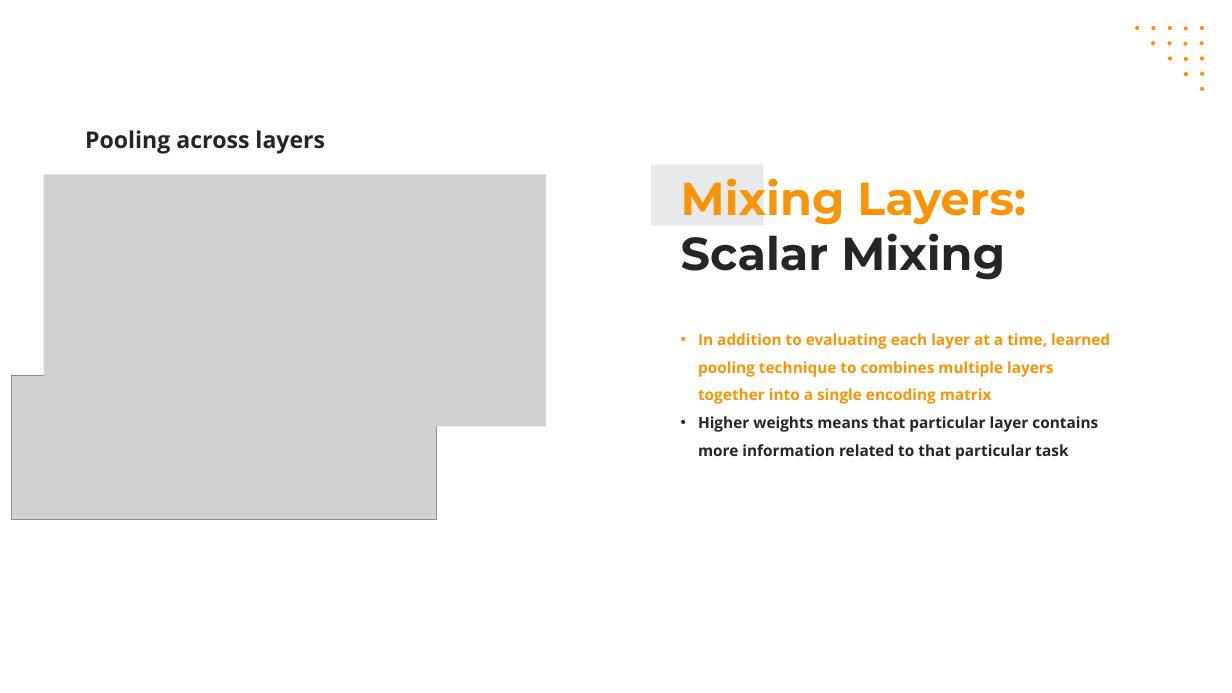
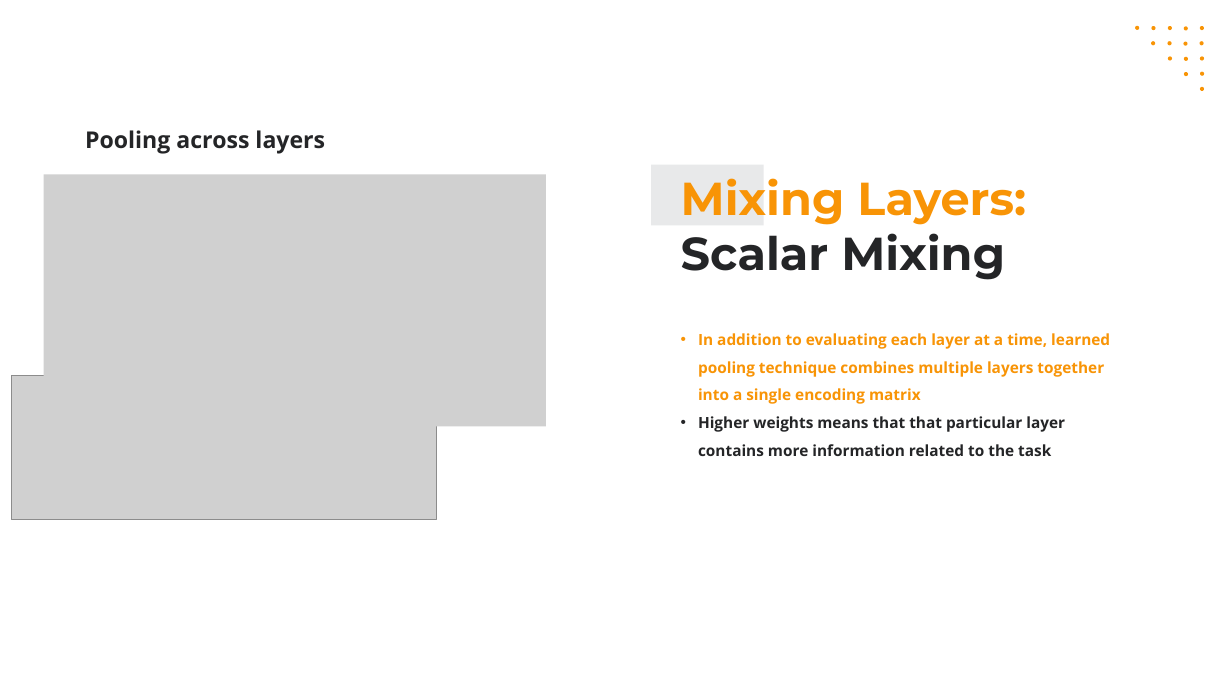
Before and after one commit to cbenge509/BERTVision, a slide deck: slide 6 of presentation/capstone/week_7/capstone__jiang_benge_fogarty_king__week_7.pptx. Drawn at 1232x693 pixels with LibreOffice and Linux fonts; fonts in the diff are those of the drawing; grey boxes stand for pictures. Boxes give left, top, right and bottom in pixels: in the first picture for what was removed or moved away, otherwise in the second. Text is boxed around its words. In the diff, an @@ line names an element or a change of style, - is before the commit and + after.

Commit message:
Presentation added final slide; typos fixed

```diff
--- a/presentation/capstone/week_7/capstone__jiang_benge_fogarty_king__week_7.pptx
+++ b/presentation/capstone/week_7/capstone__jiang_benge_fogarty_king__week_7.pptx
@@ text at (698,333,1110,456): text changed @@
-• In addition to evaluating each layer at a time, learned pooling technique to combines multiple layers together into a single encoding matrix
-• Higher weights means that particular layer contains more information related to that particular task
+• In addition to evaluating each layer at a time, learned pooling technique combines multiple layers together into a single encoding matrix
+• Higher weights means that that particular layer contains more information related to the task
```
Also in this commit, not shown: 5 other slides changed, 1 slide added, 1 other file.
